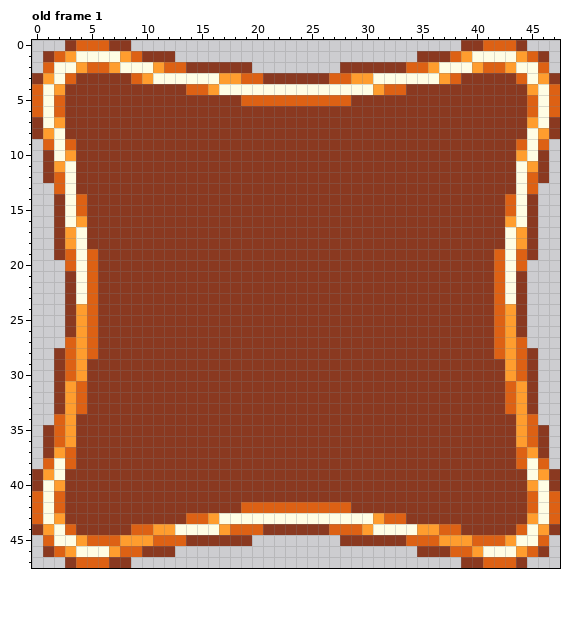
File history of a pixel-art file, GraphicAsset/Sprites/FPS_GUI/Button_Normal_Big.aseprite. The picture above was drawn from the file before the commit.
48x48 pixels, 1 frame. Shown: old frame 1. The commit also changed other frames, which this record leaves out.
After:
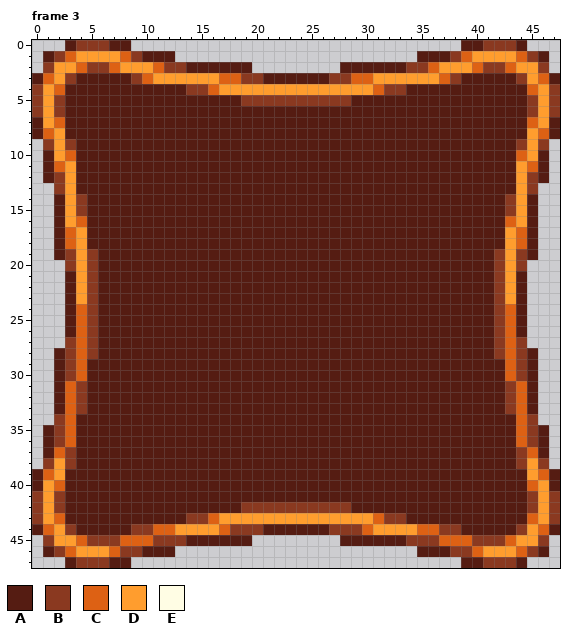
Palette (. is transparent): A #551c12  B #8a3920  C #dd6114  D #ff9d2e  E #fffde4
A new or re-ordered frame is compared with the old frame closest to it.
The edit:
frames 1 -> 3
--- frame 3 is new; against old frame 1
@@ x 0..47 @@
- 0 ...BCCCBB..............................BBCCCB...
- 1 .BCDEEEEDCBBB......................BBBCDEEEEDCB.
- 2 .CEEDCCDEEEDCCBBBBBB........BBBBBBCCDEEEDCCDEEC.
- 3 BDECBBBBBCDEEEEEEDDCCBBBBBBCCDDEEEEEEDCBBBBBCEDB
- 4 CEDBBBBBBBBBBBCCDEEEEEEEEEEEEEEDCCBBBBBBBBBBBDEC
- 5 CECBBBBBBBBBBBBBBBBCCCCCCCCCCBBBBBBBBBBBBBBBBCEC
- 6 CECBBBBBBBBBBBBBBBBBBBBBBBBBBBBBBBBBBBBBBBBBBCEC
- 7 BEDBBBBBBBBBBBBBBBBBBBBBBBBBBBBBBBBBBBBBBBBBBDEB
- 8 BDEBBBBBBBBBBBBBBBBBBBBBBBBBBBBBBBBBBBBBBBBBBEDB
- 9 .CECBBBBBBBBBBBBBBBBBBBBBBBBBBBBBBBBBBBBBBBBCEC.
-10 .BEDBBBBBBBBBBBBBBBBBBBBBBBBBBBBBBBBBBBBBBBBDEB.
-11 .BDEBBBBBBBBBBBBBBBBBBBBBBBBBBBBBBBBBBBBBBBBEDB.
-12 .BCEBBBBBBBBBBBBBBBBBBBBBBBBBBBBBBBBBBBBBBBBECB.
-13 ..CEBBBBBBBBBBBBBBBBBBBBBBBBBBBBBBBBBBBBBBBBEC..
-14 ..BECBBBBBBBBBBBBBBBBBBBBBBBBBBBBBBBBBBBBBBCEB..
-15 ..BECBBBBBBBBBBBBBBBBBBBBBBBBBBBBBBBBBBBBBBCEB..
-16 ..BEDBBBBBBBBBBBBBBBBBBBBBBBBBBBBBBBBBBBBBBDEB..
-17 ..BDEBBBBBBBBBBBBBBBBBBBBBBBBBBBBBBBBBBBBBBEDB..
-18 ..BDEBBBBBBBBBBBBBBBBBBBBBBBBBBBBBBBBBBBBBBEDB..
-19 ..BCECBBBBBBBBBBBBBBBBBBBBBBBBBBBBBBBBBBBBCECB..
-20 ...CECBBBBBBBBBBBBBBBBBBBBBBBBBBBBBBBBBBBBCEC...
-21 ...BECBBBBBBBBBBBBBBBBBBBBBBBBBBBBBBBBBBBBCEB...
-22 ...BECBBBBBBBBBBBBBBBBBBBBBBBBBBBBBBBBBBBBCEB...
-23 ...BECBBBBBBBBBBBBBBBBBBBBBBBBBBBBBBBBBBBBCEB...
-24 ...BDCBBBBBBBBBBBBBBBBBBBBBBBBBBBBBBBBBBBBCDB...
-25 ...BDCBBBBBBBBBBBBBBBBBBBBBBBBBBBBBBBBBBBBCDB...
-26 ...BDCBBBBBBBBBBBBBBBBBBBBBBBBBBBBBBBBBBBBCDB...
-27 ...CDCBBBBBBBBBBBBBBBBBBBBBBBBBBBBBBBBBBBBCDC...
-28 ..BCDCBBBBBBBBBBBBBBBBBBBBBBBBBBBBBBBBBBBBCDCB..
-29 ..BCDBBBBBBBBBBBBBBBBBBBBBBBBBBBBBBBBBBBBBBDCB..
-30 ..BCDBBBBBBBBBBBBBBBBBBBBBBBBBBBBBBBBBBBBBBDCB..
-31 ..BDCBBBBBBBBBBBBBBBBBBBBBBBBBBBBBBBBBBBBBBCDB..
-32 ..BDCBBBBBBBBBBBBBBBBBBBBBBBBBBBBBBBBBBBBBBCDB..
-33 ..BDCBBBBBBBBBBBBBBBBBBBBBBBBBBBBBBBBBBBBBBCDB..
-34 ..CDBBBBBBBBBBBBBBBBBBBBBBBBBBBBBBBBBBBBBBBBDC..
-35 .BCDBBBBBBBBBBBBBBBBBBBBBBBBBBBBBBBBBBBBBBBBDCB.
-36 .BCDBBBBBBBBBBBBBBBBBBBBBBBBBBBBBBBBBBBBBBBBDCB.
-37 .BDCBBBBBBBBBBBBBBBBBBBBBBBBBBBBBBBBBBBBBBBBCDB.
-38 .CECBBBBBBBBBBBBBBBBBBBBBBBBBBBBBBBBBBBBBBBBCEC.
-39 BDEBBBBBBBBBBBBBBBBBBBBBBBBBBBBBBBBBBBBBBBBBBEDB
-40 BEDBBBBBBBBBBBBBBBBBBBBBBBBBBBBBBBBBBBBBBBBBBDEB
-41 CECBBBBBBBBBBBBBBBBBBBBBBBBBBBBBBBBBBBBBBBBBBCEC
-42 CECBBBBBBBBBBBBBBBBCCCCCCCCCCBBBBBBBBBBBBBBBBCEC
-43 CEDBBBBBBBBBBBCCDEEEEEEEEEEEEEEDCCBBBBBBBBBBBDEC
-44 BDECBBBBBCCDDEEEEDCCCBBBBBBCCCDEEEEDDCCBBBBBCEDB
-45 .CEEDCCCDDDCCCBBBBBB........BBBBBBCCCDDDCCCDEEC.
-46 .BCDEEEDCCBBB......................BBBCCDEEEDCB.
-47 ...BCCCBB..............................BBCCCB...
+ 0 ...ABBBAA..............................AABBBA...
+ 1 .ABCDDDDCBAAA......................AAABCDDDDCBA.
+ 2 .BDDCBBCDDDCBBAAAAAA........AAAAAABBCDDDCBBCDDB.
+ 3 ACDBAAAAABCDDDDDDCCBBAAAAAABBCCDDDDDDCBAAAAABDCA
+ 4 BDCAAAAAAAAAAABBCDDDDDDDDDDDDDDCBBAAAAAAAAAAACDB
+ 5 BDBAAAAAAAAAAAAAAAABBBBBBBBBBAAAAAAAAAAAAAAAABDB
+ 6 BDBAAAAAAAAAAAAAAAAAAAAAAAAAAAAAAAAAAAAAAAAAABDB
+ 7 ADCAAAAAAAAAAAAAAAAAAAAAAAAAAAAAAAAAAAAAAAAAACDA
+ 8 ACDAAAAAAAAAAAAAAAAAAAAAAAAAAAAAAAAAAAAAAAAAADCA
+ 9 .BDBAAAAAAAAAAAAAAAAAAAAAAAAAAAAAAAAAAAAAAAABDB.
+10 .ADCAAAAAAAAAAAAAAAAAAAAAAAAAAAAAAAAAAAAAAAACDA.
+11 .ACDAAAAAAAAAAAAAAAAAAAAAAAAAAAAAAAAAAAAAAAADCA.
+12 .ABDAAAAAAAAAAAAAAAAAAAAAAAAAAAAAAAAAAAAAAAADBA.
+13 ..BDAAAAAAAAAAAAAAAAAAAAAAAAAAAAAAAAAAAAAAAADB..
+14 ..ADBAAAAAAAAAAAAAAAAAAAAAAAAAAAAAAAAAAAAAABDA..
+15 ..ADBAAAAAAAAAAAAAAAAAAAAAAAAAAAAAAAAAAAAAABDA..
+16 ..ADCAAAAAAAAAAAAAAAAAAAAAAAAAAAAAAAAAAAAAACDA..
+17 ..ACDAAAAAAAAAAAAAAAAAAAAAAAAAAAAAAAAAAAAAADCA..
+18 ..ACDAAAAAAAAAAAAAAAAAAAAAAAAAAAAAAAAAAAAAADCA..
+19 ..ABDBAAAAAAAAAAAAAAAAAAAAAAAAAAAAAAAAAAAABDBA..
+20 ...BDBAAAAAAAAAAAAAAAAAAAAAAAAAAAAAAAAAAAABDB...
+21 ...ADBAAAAAAAAAAAAAAAAAAAAAAAAAAAAAAAAAAAABDA...
+22 ...ADBAAAAAAAAAAAAAAAAAAAAAAAAAAAAAAAAAAAABDA...
+23 ...ADBAAAAAAAAAAAAAAAAAAAAAAAAAAAAAAAAAAAABDA...
+24 ...ACBAAAAAAAAAAAAAAAAAAAAAAAAAAAAAAAAAAAABCA...
+25 ...ACBAAAAAAAAAAAAAAAAAAAAAAAAAAAAAAAAAAAABCA...
+26 ...ACBAAAAAAAAAAAAAAAAAAAAAAAAAAAAAAAAAAAABCA...
+27 ...BCBAAAAAAAAAAAAAAAAAAAAAAAAAAAAAAAAAAAABCB...
+28 ..ABCBAAAAAAAAAAAAAAAAAAAAAAAAAAAAAAAAAAAABCBA..
+29 ..ABCAAAAAAAAAAAAAAAAAAAAAAAAAAAAAAAAAAAAAACBA..
+30 ..ABCAAAAAAAAAAAAAAAAAAAAAAAAAAAAAAAAAAAAAACBA..
+31 ..ACBAAAAAAAAAAAAAAAAAAAAAAAAAAAAAAAAAAAAAABCA..
+32 ..ACBAAAAAAAAAAAAAAAAAAAAAAAAAAAAAAAAAAAAAABCA..
+33 ..ACBAAAAAAAAAAAAAAAAAAAAAAAAAAAAAAAAAAAAAABCA..
+34 ..BCAAAAAAAAAAAAAAAAAAAAAAAAAAAAAAAAAAAAAAAACB..
+35 .ABCAAAAAAAAAAAAAAAAAAAAAAAAAAAAAAAAAAAAAAAACBA.
+36 .ABCAAAAAAAAAAAAAAAAAAAAAAAAAAAAAAAAAAAAAAAACBA.
+37 .ACBAAAAAAAAAAAAAAAAAAAAAAAAAAAAAAAAAAAAAAAABCA.
+38 .BDBAAAAAAAAAAAAAAAAAAAAAAAAAAAAAAAAAAAAAAAABDB.
+39 ACDAAAAAAAAAAAAAAAAAAAAAAAAAAAAAAAAAAAAAAAAAADCA
+40 ADCAAAAAAAAAAAAAAAAAAAAAAAAAAAAAAAAAAAAAAAAAACDA
+41 BDBAAAAAAAAAAAAAAAAAAAAAAAAAAAAAAAAAAAAAAAAAABDB
+42 BDBAAAAAAAAAAAAAAAABBBBBBBBBBAAAAAAAAAAAAAAAABDB
+43 BDCAAAAAAAAAAABBCDDDDDDDDDDDDDDCBBAAAAAAAAAAACDB
+44 ACDBAAAAABBCCDDDDCBBBAAAAAABBBCDDDDCCBBAAAAABDCA
+45 .BDDCBBBCCCBBBAAAAAA........AAAAAABBBCCCBBBCDDB.
+46 .ABCDDDCBBAAA......................AAABBCDDDCBA.
+47 ...ABBBAA..............................AABBBA...
